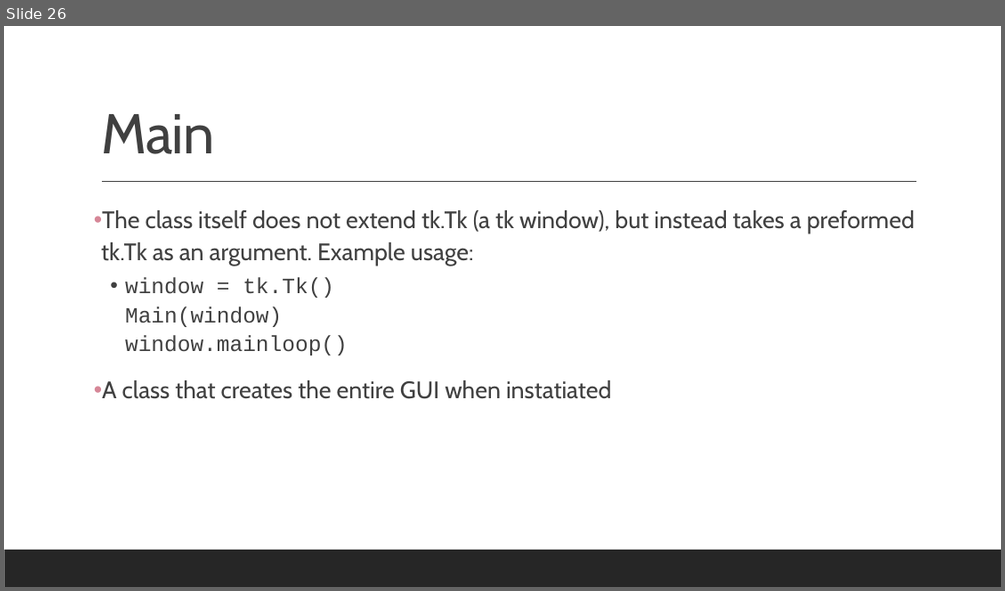
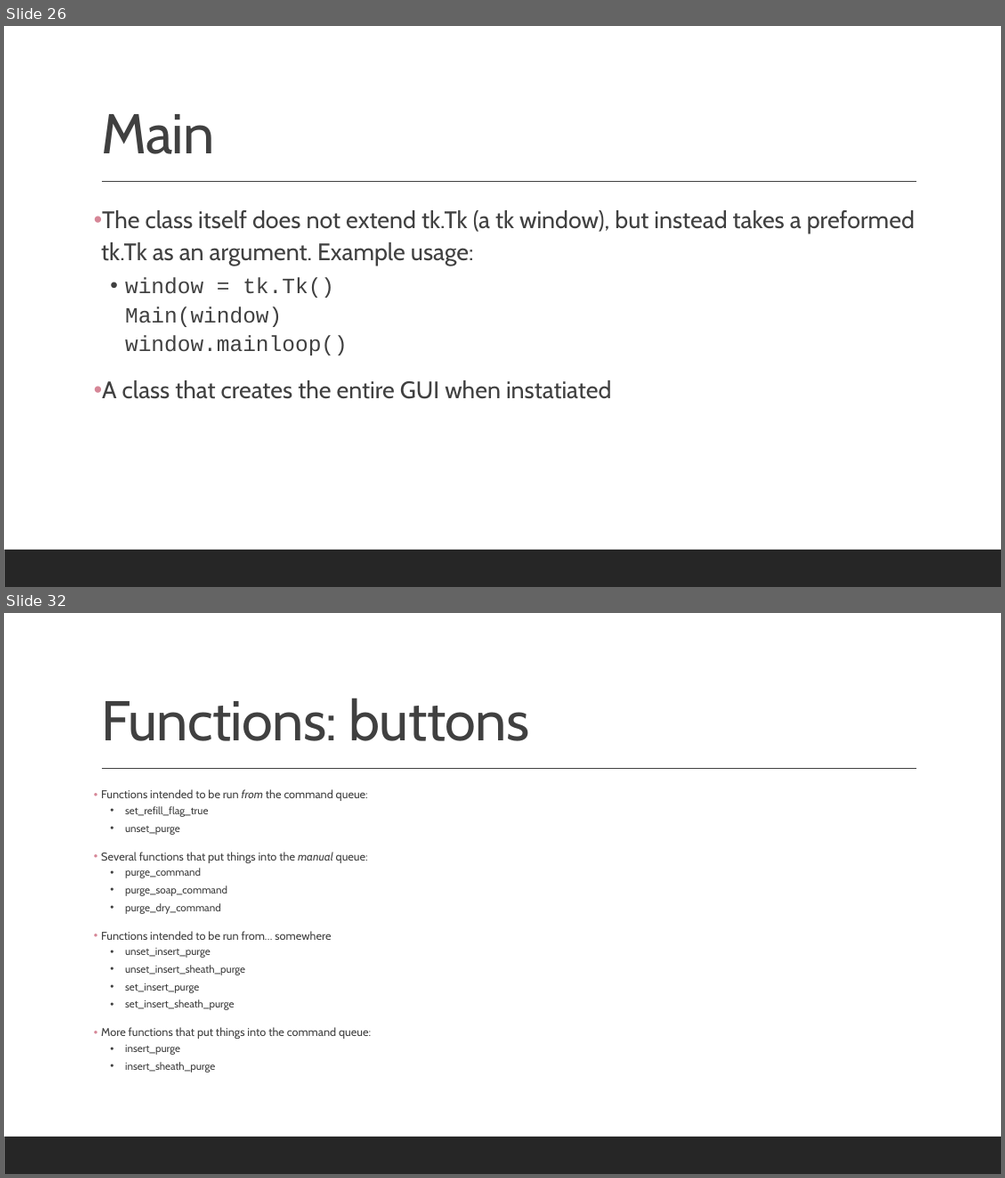
Before and after one commit to mathmauney/SAXSControl, a slide deck: Documentation.pptx. Shown one above the other, each under a label of ours: slide 26 before the commit, slides 26 and 32 after it; the slides between them are not shown. The pictures are 1005x591 and 1005x1178 pixels, drawn with LibreOffice and Linux fonts; fonts in the diff are those of the drawing. Boxes give left, top, right and bottom in pixels: in the first picture for what was removed or moved away, otherwise in the second. Text is boxed around its words. In the diff, an @@ line names an element or a change of style, - is before the commit and + after.

```diff
--- a/Documentation.pptx
+++ b/Documentation.pptx
@@ slide 32 added at (4, 613, 1001, 1174), background #FFFFFF; not listed: 2 template elements that a slide beside it also shows @@
@@ title added at (101, 698, 530, 741), 54 pt, text #404040 @@
+Functions: buttons
@@ text added at (101, 789, 371, 1072), 10 pt, text #404040 @@
+• Functions intended to be run from the command queue:
+  • set_refill_flag_true
+  • unset_purge
+• Several functions that put things into the manual queue:
+  • purge_command
+  • purge_soap_command
+  • purge_dry_command
+• Functions intended to be run from… somewhere
+  • unset_insert_purge
+  • unset_insert_sheath_purge
+  • set_insert_purge
+  • set_insert_sheath_purge
+• More functions that put things into the command queue:
+  • insert_purge
+  • insert_sheath_purge
```
Also in this commit, not shown: 3 slides changed, 10 other slides added, 1 other file.
